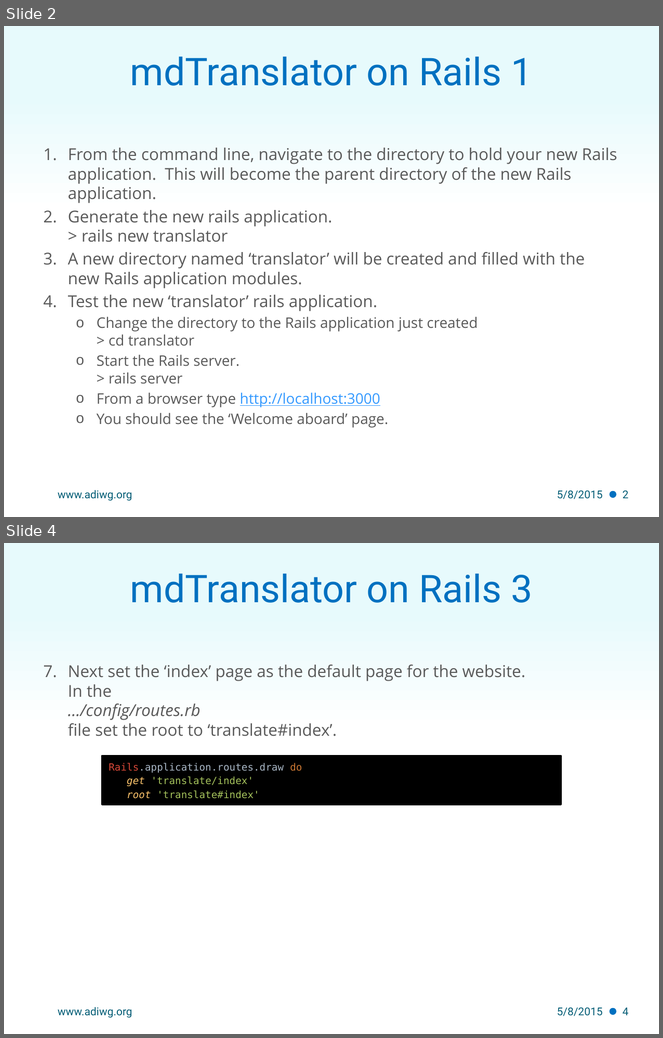
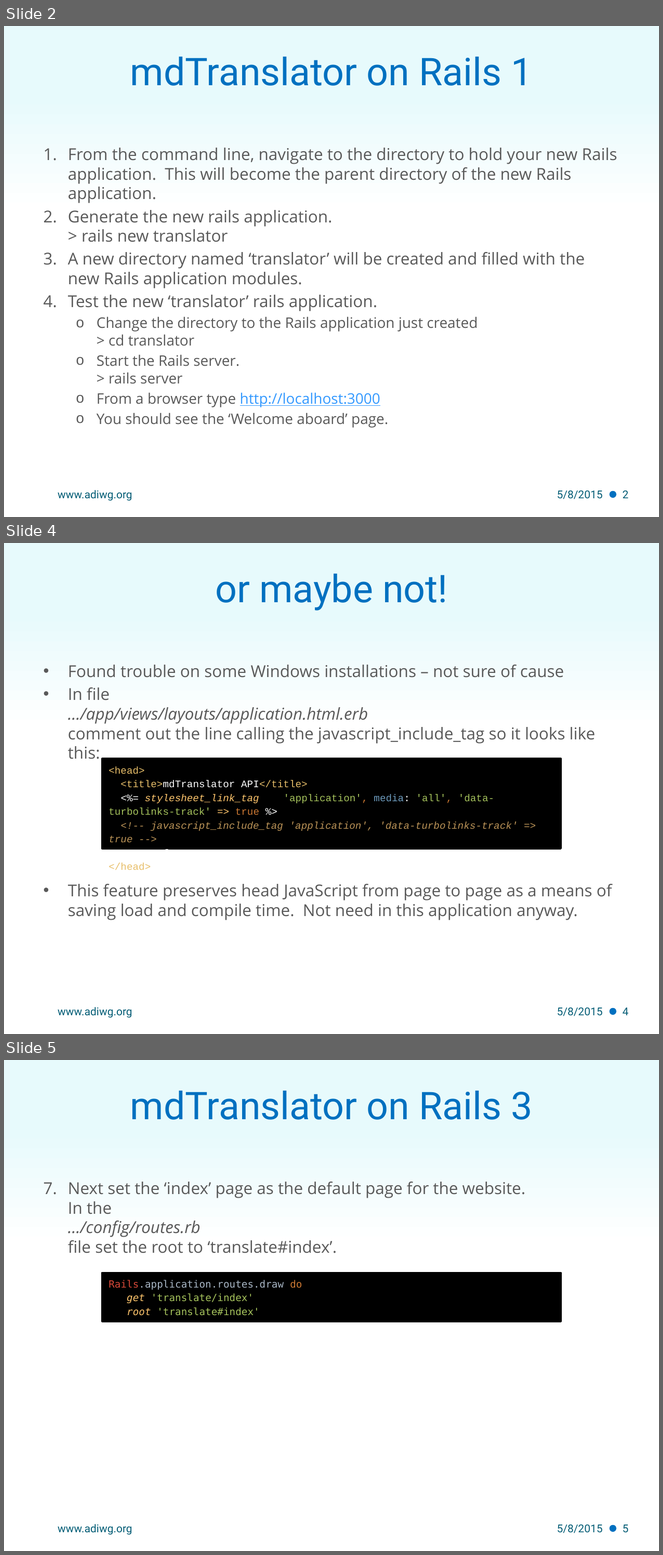
Before and after one commit to adiwg/mdWorkshop, a slide deck: S3.6_RailsApplication.pptx. Shown one above the other, each under a label of ours: slides 2 and 4 before the commit, slides 2, 4 and 5 after it; the slides between them are not shown. The pictures are 663x1038 and 663x1555 pixels, drawn with LibreOffice and Linux fonts; fonts in the diff are those of the drawing; background and template pictures are left out. Boxes give left, top, right and bottom in pixels: in the first picture for what was removed or moved away, otherwise in the second. Text is boxed around its words. In the diff, an @@ line names an element or a change of style, - is before the commit and + after.

```diff
--- a/S3.6_RailsApplication.pptx
+++ b/S3.6_RailsApplication.pptx
@@ slide 4 added at <box>4,543,659,1034</box>, background gradient #E7FAFC to #FFFFFF; not listed: 1 template element that a slide beside it also shows @@
@@ title added at <box>215,574,448,611</box>, 42 pt, text #0070C0 @@
+or maybe not!
@@ text added at <box>68,665,612,921</box>, 18 pt, text #595959 @@
+• Found trouble on some Windows installations – not sure of cause
+• In file
+  …/app/views/layouts/application.html.erb
+  comment out the line calling the javascript_include_tag so it looks like this:
+• This feature preserves head JavaScript from page to page as a means of saving load and compile time. Not need in this application anyway.
@@ rectangle added at <box>102,759,561,849</box>, fill #000000, outline #000000 2.25 pt, 11 pt, text #BC9458 @@
+<head>
+<title>mdTranslator API</title>
+<%= stylesheet_link_tag 'application', media: 'all', 'data-turbolinks-track' => true %>
+<!-- javascript_include_tag 'application', 'data-turbolinks-track' => true -->
+<%= csrf_meta_tags %>
+</head>
@@ text added at <box>58,1007,132,1018</box>, 12 pt, text #045D75 @@
+www.adiwg.org
@@ text added at <box>557,1008,603,1017</box>, 12 pt, text #045D75 @@
+5/8/2015
@@ page number added at <box>623,1008,629,1016</box>, 12 pt, text #045D75 @@
+4
@@ what was slide 4 is now slide 5 @@
@@ page number at <box>623,1525,629,1533</box>: text changed @@
-4
+5
```
Also in this commit, not shown: 1 slide changed, 3 other files.
